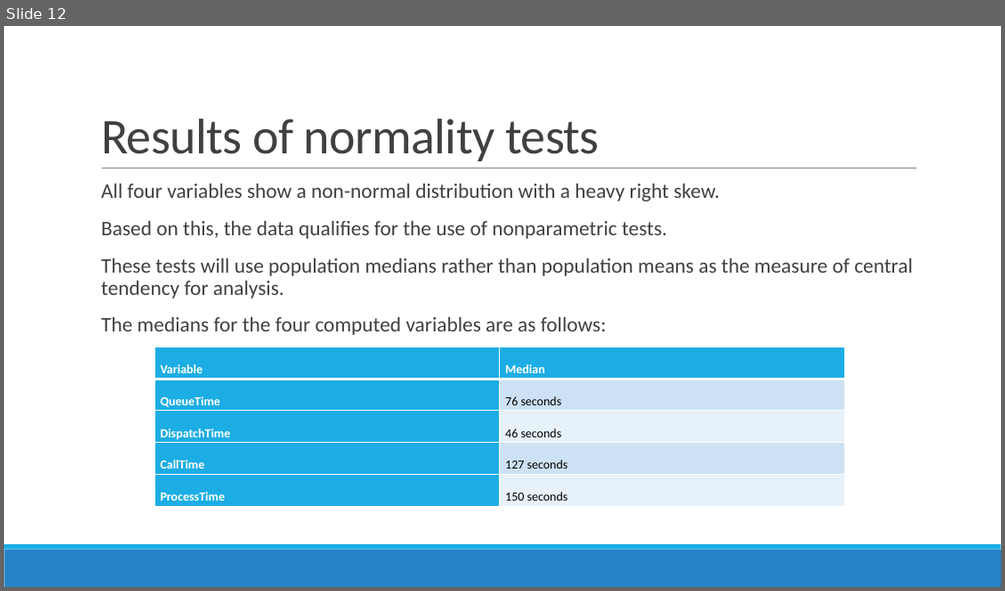
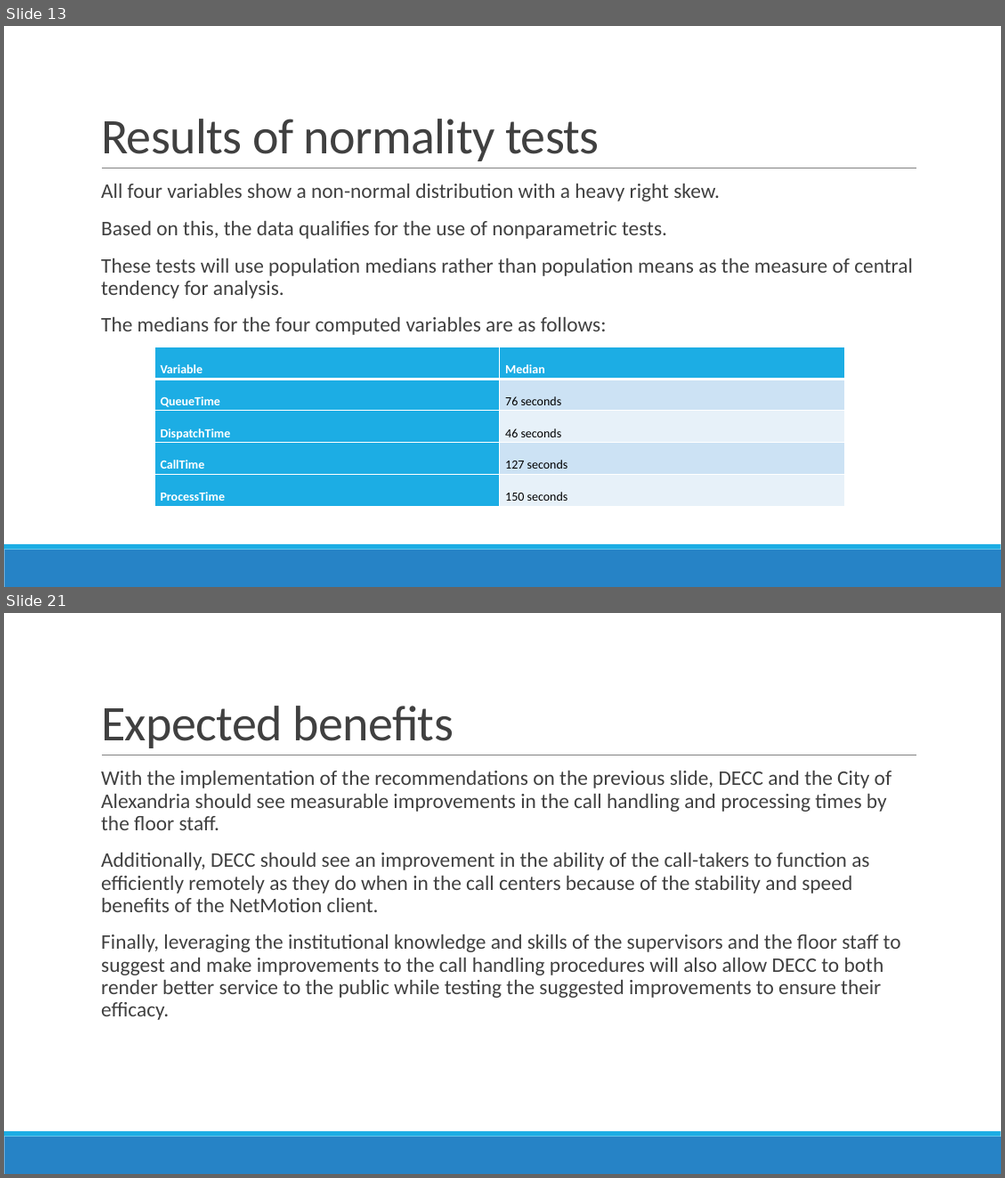
Before and after one commit to trdunsworth/WGU_Capstone, a slide deck: Dunsworth_Presentation.pptx. Shown one above the other, each under a label of ours: slide 12 before the commit, slides 13 and 21 after it; the slides between them are not shown. The pictures are 1005x591 and 1005x1178 pixels, drawn with LibreOffice and Linux fonts; fonts in the diff are those of the drawing. Boxes give left, top, right and bottom in pixels: in the first picture for what was removed or moved away, otherwise in the second. Text is boxed around its words. In the diff, an @@ line names an element or a change of style, - is before the commit and + after.

```diff
--- a/Dunsworth_Presentation.pptx
+++ b/Dunsworth_Presentation.pptx
@@ slide 21 added at [4,613,1001,1174], background #FFFFFF; not listed: 3 template elements that a slide beside it also shows @@
@@ title added at [101,706,453,748], 48 pt, text #404040 @@
+Expected benefits
@@ text added at [101,771,901,1020], 20 pt, text #404040 @@
+  With the implementation of the recommendations on the previous slide, DECC and the City of Alexandria should see measurable improvements in the call handling and processing times by the floor staff.
+  Additionally, DECC should see an improvement in the ability of the call-takers to function as efficiently remotely as they do when in the call centers because of the stability and speed benefits of the NetMotion client.
+  Finally, leveraging the institutional knowledge and skills of the supervisors and the floor staff to suggest and make improvements to the call handling procedures will also allow DECC to both render better service to the public while testing the suggested improvements to ensure their efficacy.
@@ what was slide 12 is now slide 13 @@
```
Also in this commit, not shown: 1 slide changed, 8 other slides added, 4 other files.
